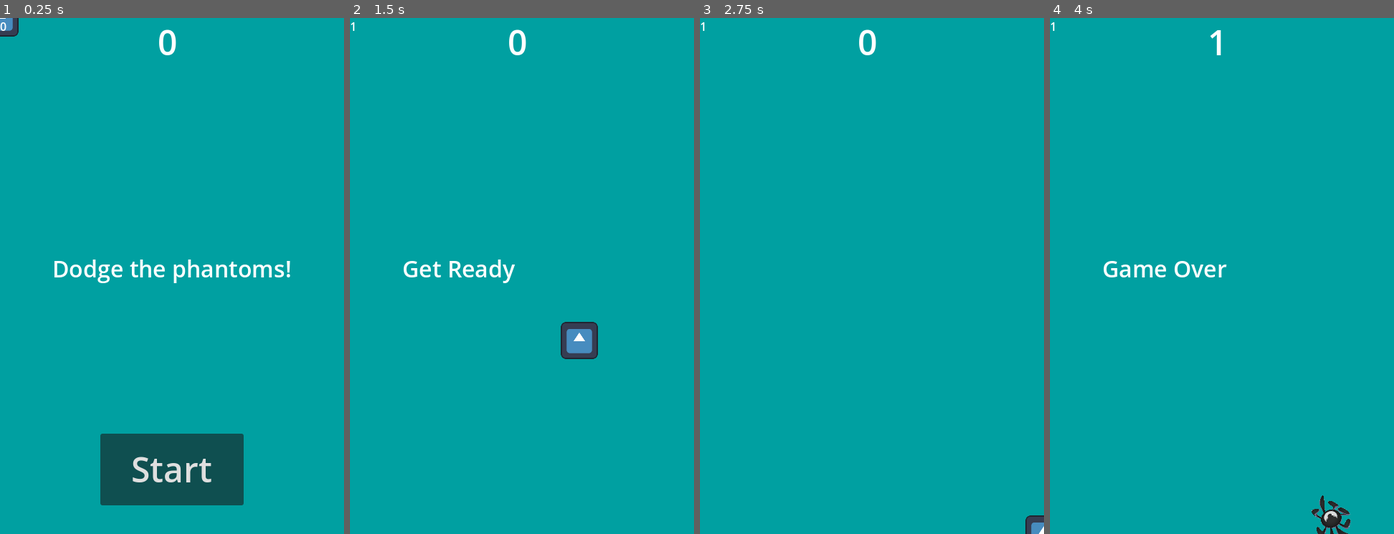
Above: before the commit, frames 1-4 (left to right).
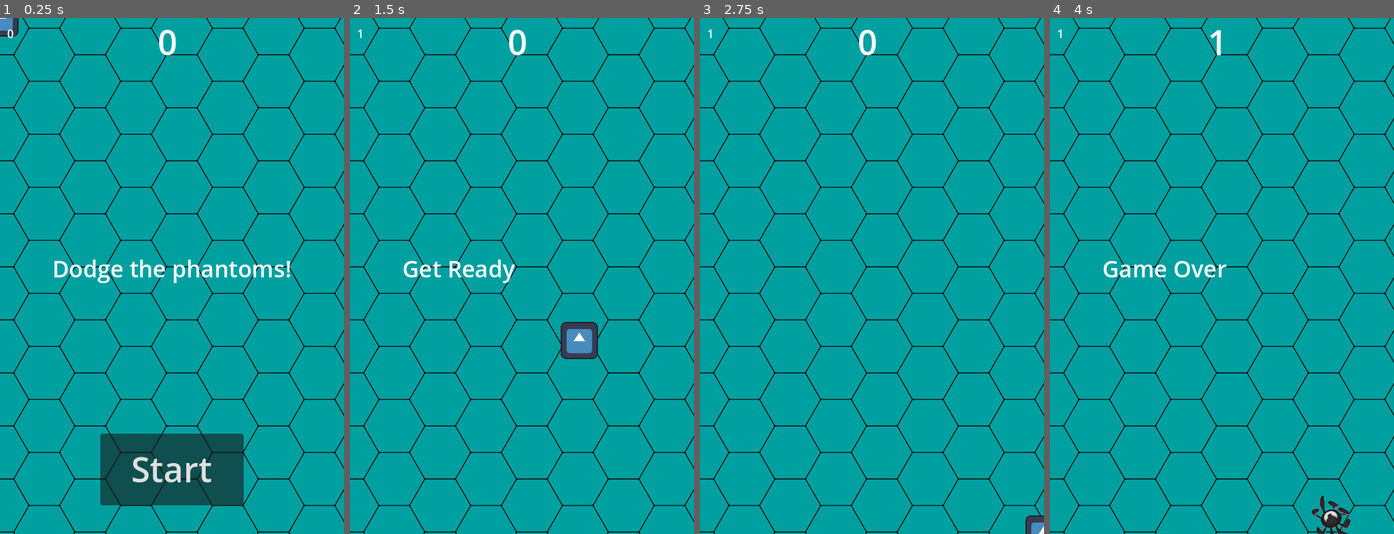
Above: after the commit, the same moments.

Repository: zacharyh9108/Dodgeball
Game: Godot game, scene res://main.tscn
Same seed, same stepped clock (60 frames per second), same inputs: the game is played once before the commit and once after it. The engine's default icon, where the game draws it, is replaced by a stand-in: a white triangle on a blue panel in a dark square.
Inputs:
- Up to frame 1 (0.25 s): no input
- Up to frame 2 (1.5 s): click "Start" at 0.5 s; tap Enter (start_game) at 1.25 s; hold D (move_right) from 1.28 s (still down); hold Enter (start_game) from 1.28 s (still down)
- Up to frame 3 (2.75 s): release D (move_right) at 2.03 s; release Enter (start_game) at 2.03 s; hold S (move_down) from 2.03 s (still down); tap Enter (start_game) at 2.1 s
- Up to frame 4 (4 s): release S (move_down) at 2.78 s; hold D (move_right) 2.78-3.53 s; hold Enter (start_game) 2.78-3.53 s; hold W (move_up) from 3.53 s (still down); tap Enter (start_game) at 3.6 s

The runs differ from the first frame. In frame 1, 5.0% of the frame differs, in the area x 0-100%, y 0-100%; in frame 2, 5.1%; in frame 3, 5.2%; in frame 4, 5.1%.

Commit message:
Add files via upload
Adjusted the background to make the game more visually appealing

Diff:
--- a/hud.tscn
+++ b/hud.tscn
@@ -32,8 +32,10 @@
 text = "Dodge the phantoms!"
 
 [node name="AttemptLabel" type="Label" parent="."]
-offset_right = 10.0
-offset_bottom = 23.0
+offset_left = 10.0
+offset_top = 10.0
+offset_right = 20.0
+offset_bottom = 33.0
 text = "0"
 metadata/_edit_use_anchors_ = true
 
--- a/main.tscn
+++ b/main.tscn
@@ -6,6 +6,7 @@
 [ext_resource type="PackedScene" uid="uid://0p6m86cq8vya" path="res://hud.tscn" id="4_mrcpv"]
 [ext_resource type="AudioStream" uid="uid://r4s8qdcc2osn" path="res://Music.mp3" id="5_c500y"]
 [ext_resource type="AudioStream" uid="uid://d2l6h2scax0ll" path="res://Death.mp3" id="6_yr3aq"]
+[ext_resource type="Texture2D" uid="uid://dfd2fei83js3u" path="res://Hexagon-Pattern.png" id="7_qvei2"]
 
 [sub_resource type="Curve2D" id="Curve2D_3jpc1"]
 _data = {
@@ -24,6 +25,11 @@
 grow_horizontal = 2
 grow_vertical = 2
 color = Color(1.73271e-06, 0.628725, 0.629718, 1)
+
+[node name="TextureRect" type="TextureRect" parent="."]
+offset_right = 1280.0
+offset_bottom = 740.0
+texture = ExtResource("7_qvei2")
 
 [node name="MobTimer" type="Timer" parent="."]
 wait_time = 0.5
Binary file added: Hexagon-Pattern.png
Not shown, added: Hexagon-Pattern.png.import
Not shown: 1 places in main.tscn that only renumber resources
